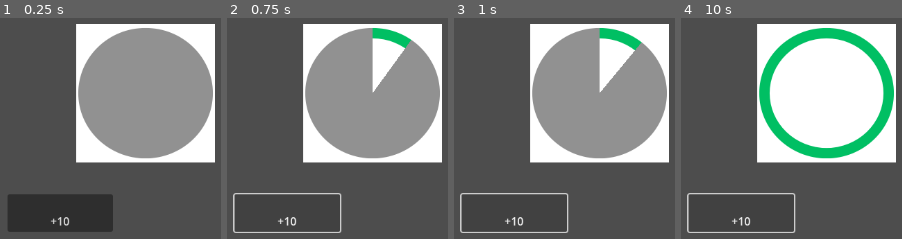
Above: before the commit, frames 1-4 (left to right).
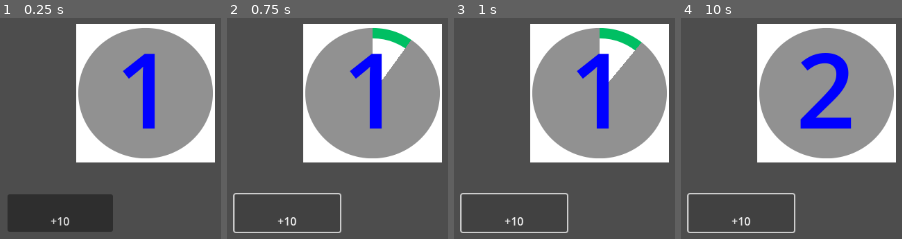
Above: after the commit, the same moments.

Repository: DevKaique-1/devmobile
Game: Godot game, scene res://Atividade_18/progressBar.tscn
The game is run twice, just before and just after one commit, with the same random seed, the same clock (stepped at 60 frames per second) and the same inputs. This scene is started directly instead of the project's main scene.
Inputs:
- Up to frame 1 (0.25 s): no input
- Up to frame 2 (0.75 s): click "+10" at 0.5 s
- Up to frame 3 (1 s): no input
- Up to frame 4 (10 s): click "+10" at 1.25 s; click "+10" at 2 s; tap Enter at 2.75, 4.25, 6.5 s; tap Space at 3.5, 5.75, 7.25 s

The runs differ from the first frame. In frame 1, 2.3% of the frame differs, in the area x 55-71%, y 15-51%; in frame 2, 2.3%; in frame 3, 2.3%; in frame 4, 29%, in the area x 35-97%, y 4-64%.

Commit message:
atividade_20

Diff:
--- a/entregasmobile/Atividade_18/progressBar.tscn
+++ b/entregasmobile/Atividade_18/progressBar.tscn
@@ -30,6 +30,16 @@
 texture_under = ExtResource("2_api7y")
 texture_progress = ExtResource("3_0oiol")
 
+[node name="Label" type="Label" parent="TextureProgressBar"]
+layout_mode = 0
+offset_left = 56.0
+offset_top = -10.0
+offset_right = 170.0
+offset_bottom = 263.0
+theme_override_colors/font_color = Color(0, 0, 1, 1)
+theme_override_font_sizes/font_size = 150
+text = "1"
+
 [node name="Button" type="Button" parent="."]
 layout_mode = 0
 offset_left = 58.0
@@ -40,4 +50,5 @@
 +10"
 
 [connection signal="timeout" from="Timer" to="." method="_on_timer_timeout"]
+[connection signal="value_changed" from="TextureProgressBar" to="." method="_on_texture_progress_bar_value_changed"]
 [connection signal="pressed" from="Button" to="." method="_on_button_pressed"]
--- a/entregasmobile/Atividade_18/progress_bar.gd
+++ b/entregasmobile/Atividade_18/progress_bar.gd
@@ -8,3 +8,11 @@
 func _on_button_pressed() -> void:
 	$TextureProgressBar.value += 10 # Replace with function body.
 	pass
+
+
+func _on_texture_progress_bar_value_changed(value: float) -> void:
+	if value >= $TextureProgressBar.max_value:
+		$TextureProgressBar.max_value  = $TextureProgressBar.max_value *1.2
+		$TextureProgressBar.value = 0
+		$TextureProgressBar/Label.text = str(int($TextureProgressBar/Label.text) +1)
+	pass # Replace with function body.
--- /dev/null
+++ b/entregasmobile/atividade_20/label_timer.gd
@@ -0,0 +1,19 @@
+extends Control
+
+var millisegundo = 0
+var segundo = 0
+var minuto = 0
+func _on_timermill_timeout() -> void:
+	millisegundo += 1
+	$Labelmill.text = ":" + str(millisegundo)
+	if millisegundo == 9:
+		millisegundo = 0
+		segundo +=1
+		$Labelsec.text = ":" + str(segundo)
+	if segundo == 59:
+		segundo = 0
+		minuto += 1
+		$Labelmin.text = str(minuto)
+	if minuto == 60:
+		minuto = 0
+		print("Ministru Alexandre de Morais")
--- /dev/null
+++ b/entregasmobile/atividade_20/label_timer.tscn
@@ -0,0 +1,43 @@
+[gd_scene load_steps=2 format=3 uid="uid://cb7c567s03a56"]
+
+[ext_resource type="Script" uid="uid://d2rt8xbqoyi8a" path="res://atividade_20/label_timer.gd" id="1_k6gib"]
+
+[node name="LabelTimer" type="Control"]
+layout_mode = 3
+anchors_preset = 15
+anchor_right = 1.0
+anchor_bottom = 1.0
+grow_horizontal = 2
+grow_vertical = 2
+script = ExtResource("1_k6gib")
+
+[node name="Labelsec" type="Label" parent="."]
+layout_mode = 0
+offset_left = 238.0
+offset_top = 93.0
+offset_right = 282.0
+offset_bottom = 117.0
+text = "00"
+horizontal_alignment = 1
+
+[node name="Labelmin" type="Label" parent="."]
+offset_left = 197.0
+offset_top = 93.0
+offset_right = 237.0
+offset_bottom = 116.0
+text = "00"
+horizontal_alignment = 1
+
+[node name="Timermill" type="Timer" parent="."]
+wait_time = 0.1
+autostart = true
+
+[node name="Labelmill" type="Label" parent="."]
+offset_left = 281.0
+offset_top = 93.0
+offset_right = 321.0
+offset_bottom = 116.0
+text = "00"
+horizontal_alignment = 1
+
+[connection signal="timeout" from="Timermill" to="." method="_on_timermill_timeout"]
Not shown, added: entregasmobile/atividade_20/label_timer.gd.uid
